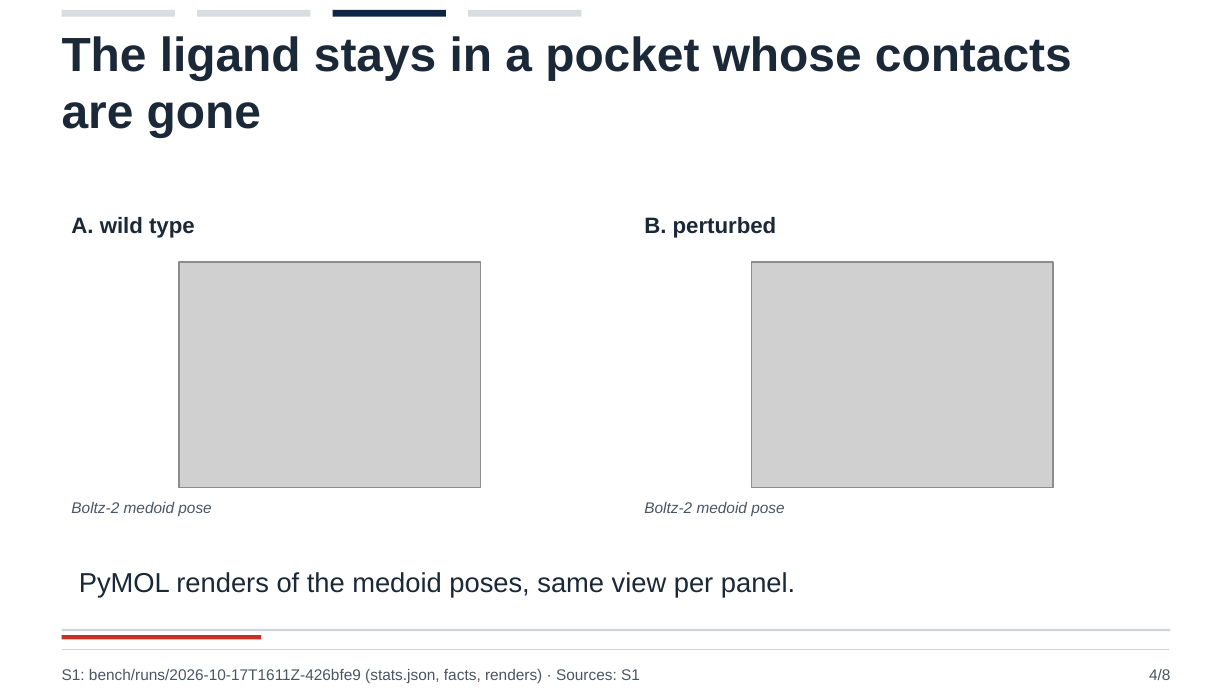
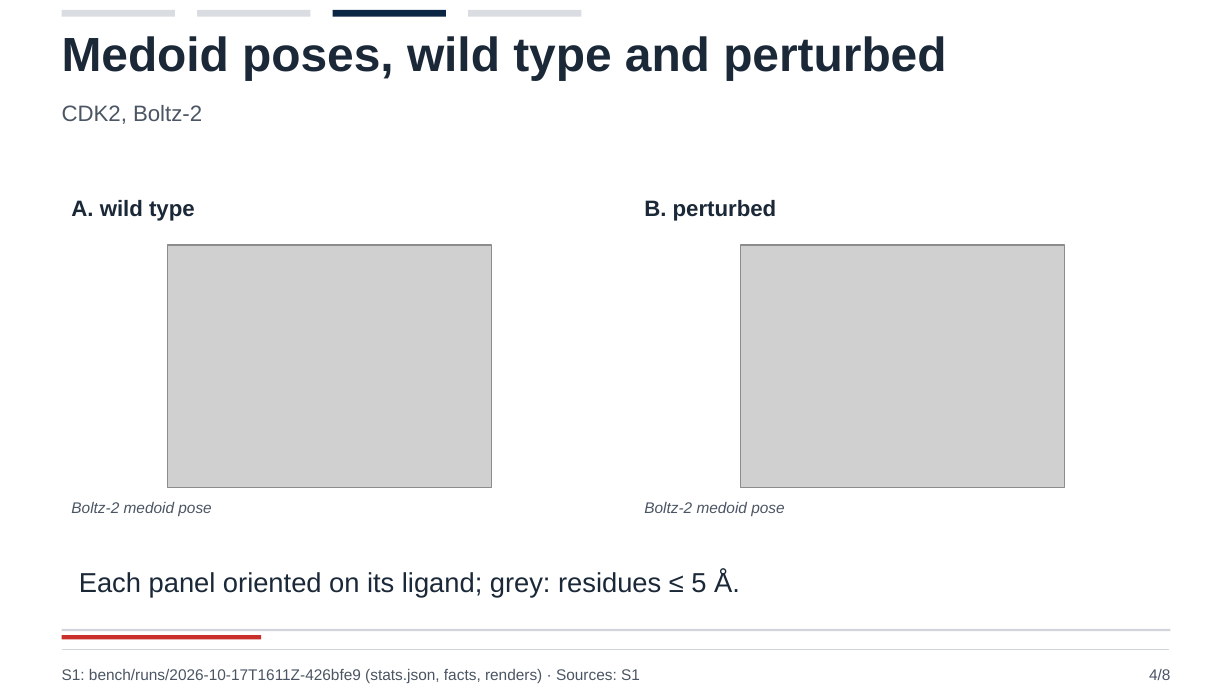
Before and after one commit to persistentepiphany/harness-hackathon, a slide deck: slide 4 of bench/runs/2026-10-17T1611Z-426bfe9/results/deck.pptx. Drawn at 1232x693 pixels with LibreOffice and Linux fonts; fonts in the diff are those of the drawing; grey boxes stand for pictures. Boxes give left, top, right and bottom in pixels: in the first picture for what was removed or moved away, otherwise in the second. Text is boxed around its words. In the diff, an @@ line names an element or a change of style, - is before the commit and + after.

Commit message:
bench: run 2026-10-17T1611Z-426bfe9 deck rebuilt and visually reviewed; receipt bound to deck and renders

```diff
--- a/bench/runs/2026-10-17T1611Z-426bfe9/results/deck.pptx
+++ b/bench/runs/2026-10-17T1611Z-426bfe9/results/deck.pptx
@@ text removed at [62,36,1072,137] @@
-The ligand stays in a pocket whose contacts
-are gone
@@ text added at [62,36,946,80], 28 pt, text #1B2838, bold @@
+Medoid poses, wild type and perturbed
@@ text added at [62,105,202,124], 13 pt, text #4B5563 @@
+CDK2, Boltz-2
@@ text "A. wild type": place and size @@
-text "A. wild type" at [71,217,195,238]
+text "A. wild type" at [71,200,195,221]
@@ text "B. perturbed": place and size @@
-text "B. perturbed" at [644,217,777,238]
+text "B. perturbed" at [644,200,777,221]
@@ picture: place and size @@
-picture at [179,262,480,488]
+picture at [168,245,492,488]
@@ picture: place and size @@
-picture at [752,262,1053,488]
+picture at [740,245,1064,488]
@@ text at [79,571,740,598]: text changed @@
-PyMOL renders of the medoid poses, same view per panel.
+Each panel oriented on its ligand; grey: residues ≤ 5 Å.
```
Also in this commit, not shown: 5 other slides changed, 36 other files.
